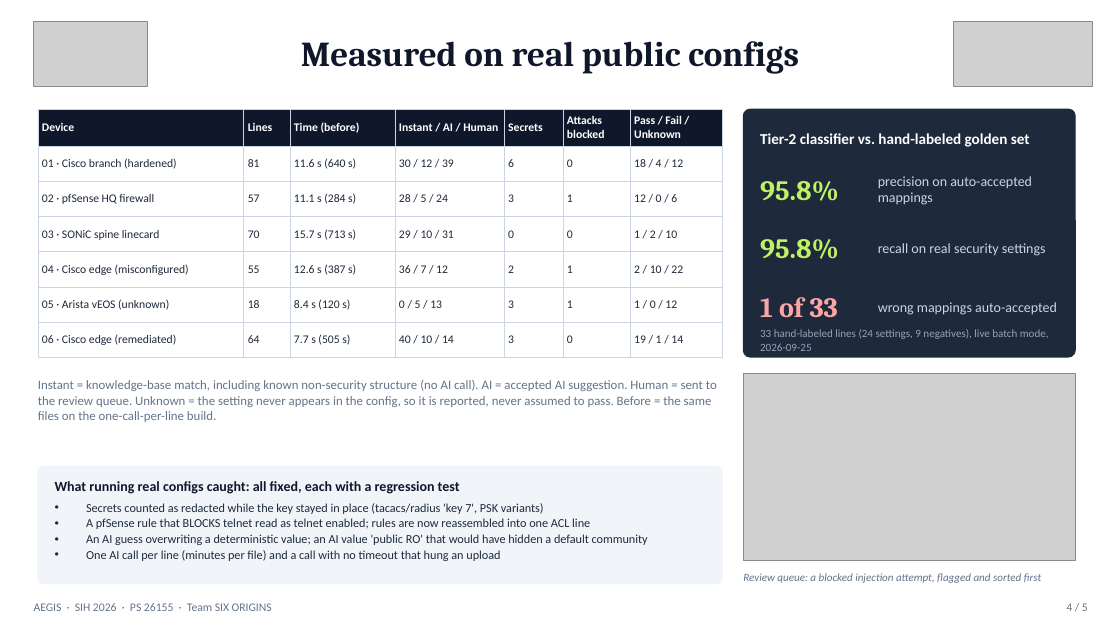
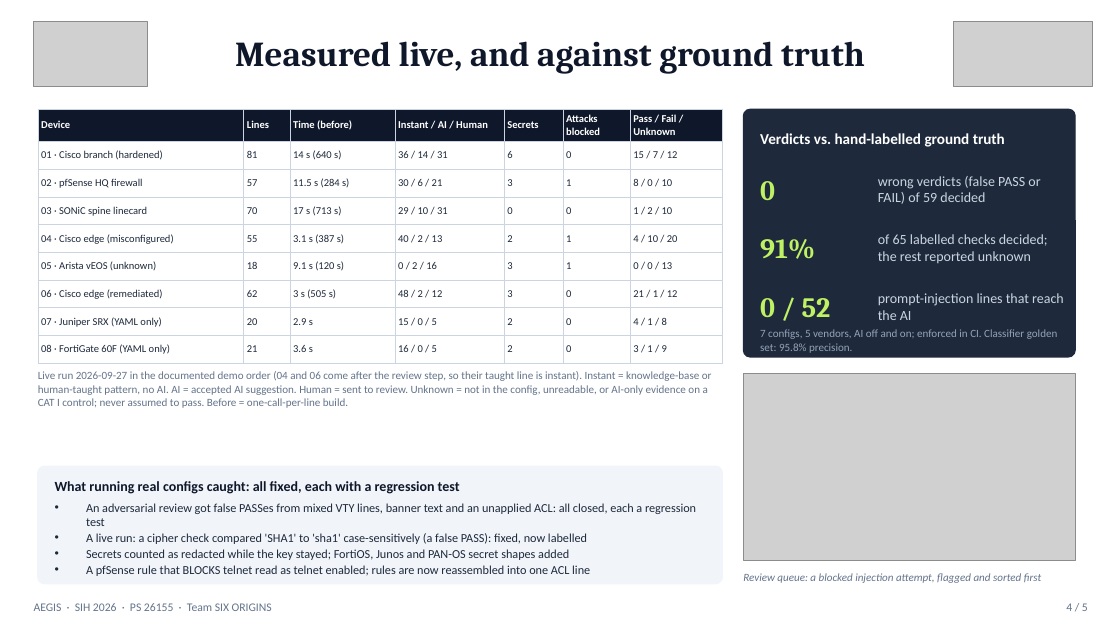
Before and after one commit to TheUsefulNerd/aegis, a slide deck: slide 4 of docs/AEGIS-Technical-Presentation.pptx. Drawn at 1120x630 pixels with LibreOffice and Linux fonts; fonts in the diff are those of the drawing; grey boxes stand for pictures. Boxes give left, top, right and bottom in pixels: in the first picture for what was removed or moved away, otherwise in the second. Text is boxed around its words. In the diff, an @@ line names an element or a change of style, - is before the commit and + after.

```diff
--- a/docs/AEGIS-Technical-Presentation.pptx
+++ b/docs/AEGIS-Technical-Presentation.pptx
@@ text at [235, 41, 865, 74]: text changed @@
-Measured on real public configs
+Measured live, and against ground truth
@@ table at [38, 109, 723, 358] @@
-row 2: 01 · Cisco branch (hardened) | 81 | 11.6 s (640 s) | 30 / 12 / 39 | 6 | 0 | 18 / 4 / 12
-row 3: 02 · pfSense HQ firewall | 57 | 11.1 s (284 s) | 28 / 5 / 24 | 3 | 1 | 12 / 0 / 6
-row 4: 03 · SONiC spine linecard | 70 | 15.7 s (713 s) | 29 / 10 / 31 | 0 | 0 | 1 / 2 / 10
-row 5: 04 · Cisco edge (misconfigured) | 55 | 12.6 s (387 s) | 36 / 7 / 12 | 2 | 1 | 2 / 10 / 22
-row 6: 05 · Arista vEOS (unknown) | 18 | 8.4 s (120 s) | 0 / 5 / 13 | 3 | 1 | 1 / 0 / 12
-row 7: 06 · Cisco edge (remediated) | 64 | 7.7 s (505 s) | 40 / 10 / 14 | 3 | 0 | 19 / 1 / 14
+row 2: 01 · Cisco branch (hardened) | 81 | 14 s (640 s) | 36 / 14 / 31 | 6 | 0 | 15 / 7 / 12
+row 3: 02 · pfSense HQ firewall | 57 | 11.5 s (284 s) | 30 / 6 / 21 | 3 | 1 | 8 / 0 / 10
+row 4: 03 · SONiC spine linecard | 70 | 17 s (713 s) | 29 / 10 / 31 | 0 | 0 | 1 / 2 / 10
+row 5: 04 · Cisco edge (misconfigured) | 55 | 3.1 s (387 s) | 40 / 2 / 13 | 2 | 1 | 4 / 10 / 20
+row 6: 05 · Arista vEOS (unknown) | 18 | 9.1 s (120 s) | 0 / 2 / 16 | 3 | 1 | 0 / 0 / 13
+row 7: 06 · Cisco edge (remediated) | 62 | 3 s (505 s) | 48 / 2 / 12 | 3 | 0 | 21 / 1 / 12
+row 8: 07 · Juniper SRX (YAML only) | 20 | 2.9 s | 15 / 0 / 5 | 2 | 0 | 4 / 1 / 8
+row 9: 08 · FortiGate 60F (YAML only) | 21 | 3.6 s | 16 / 0 / 5 | 2 | 0 | 3 / 1 / 9
@@ text at [760, 133, 1005, 147]: text changed @@
-Tier-2 classifier vs. hand-labeled golden set
+Verdicts vs. hand-labelled ground truth
@@ text at [878, 176, 1040, 204]: text changed @@
-precision on auto-accepted mappings
+wrong verdicts (false PASS or FAIL) of 59 decided
@@ text at [760, 181, 775, 200]: text changed @@
-95.8%
+0
@@ text at [760, 239, 815, 259]: text changed @@
-95.8%
+91%
@@ text at [878, 234, 1048, 263]: text changed @@
-recall on real security settings
+of 65 labelled checks decided; the rest reported unknown
@@ text at [760, 298, 831, 317]: text changed; text colour #FCA5A5 to #BEF264 @@
-1 of 33
+0 / 52
@@ text at [878, 293, 1064, 320]: text changed @@
-wrong mappings auto-accepted
+prompt-injection lines that reach the AI
@@ text at [760, 329, 1058, 353]: text changed @@
-33 hand-labeled lines (24 settings, 9 negatives), live batch mode, 2026-09-25
+7 configs, 5 vendors, AI off and on; enforced in CI. Classifier golden set: 95.8% precision.
@@ text at [38, 371, 712, 408]: text changed; size 11 to 9.5 pt @@
-Instant = knowledge-base match, including known non-security structure (no AI call). AI = accepted AI suggestion. Human = sent to the review queue. Unknown = the setting never appears in the config, so it is reported, never assumed to pass. Before = the same files on the one-call-per-line build.
+Live run 2026-09-27 in the documented demo order (04 and 06 come after the review step, so their taught line is instant). Instant = knowledge-base or human-taught pattern, no AI. AI = accepted AI suggestion. Human = sent to review. Unknown = not in the config, unreadable, or AI-only evidence on a CAT I control; never assumed to pass. Before = one-call-per-line build.
@@ text at [86, 503, 696, 560]: text changed @@
-• Secrets counted as redacted while the key stayed in place (tacacs/radius 'key 7', PSK variants)
+• An adversarial review got false PASSes from mixed VTY lines, banner text and an unapplied ACL: all closed, each a regression test
+• A live run: a cipher check compared 'SHA1' to 'sha1' case-sensitively (a false PASS): fixed, now labelled
+• Secrets counted as redacted while the key stayed; FortiOS, Junos and PAN-OS secret shapes added
@@ text at [86, 534, 648, 561]: paragraphs removed @@
-• An AI guess overwriting a deterministic value; an AI value 'public RO' that would have hidden a default community
-• One AI call per line (minutes per file) and a call with no timeout that hung an upload
```
Also in this commit, not shown: 2 other slides changed, 6 other files.
